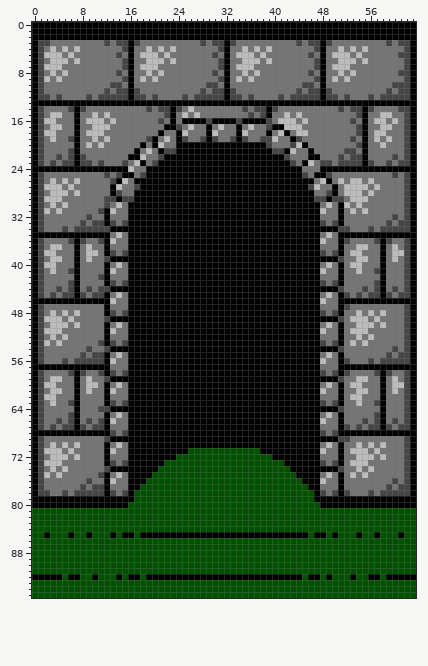
File history of a sprite sheet, TriviaMaze_CSCD350/TriviaMaze_CSCD350/Images/cdoor_open.png. Above is the file before it was changed.
The file is 64x96 pixels. Colours within 5 levels of each other are drawn and written as one.
New version:
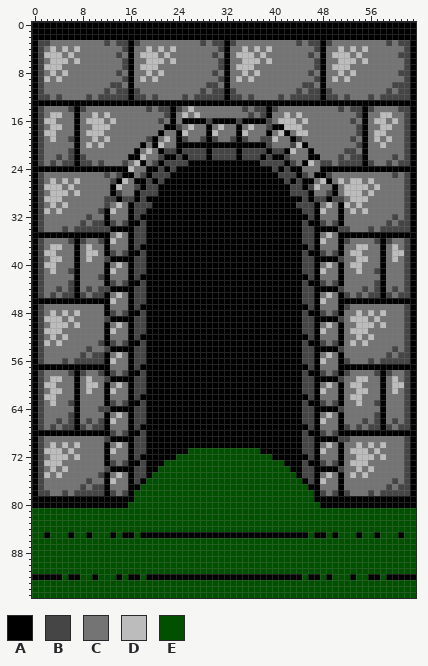
Palette (. is transparent): A #000000  B #454545  C #747474  D #bcbcbc  E #005000
What changed:
@@ x 15..48 @@
 20 CCCACADCCAAAAAAAAAAAAAAABCCCBDACCC
-21 CCACDCABBAAAAAAAAAAAAAAAABBADCCACC
-22 CAADCCBAAAAAAAAAAAAAAAAAAAABCCCAAC
-23 BCDACBAAAAAAAAAAAAAAAAAAAAAABCADCB
-24 ADCCAAAAAAAAAAAAAAAAAAAAAAAAAACCCA
-25 AACBAAAAAAAAAAAAAAAAAAAAAAAAAABCAA
-26 DCAAAAAAAAAAAAAAAAAAAAAAAAAAAAAACD
-27 CCBAAAAAAAAAAAAAAAAAAAAAAAAAAAABDC
-28 CCAAAAAAAAAAAAAAAAAAAAAAAAAAAAAACC
-29 BBAAAAAAAAAAAAAAAAAAAAAAAAAAAAAABB
-30 CAAAAAAAAAAAAAAAAAAAAAAAAAAAAAAAAC
-31 CAAAAAAAAAAAAAAAAAAAAAAAAAAAAAAAAD
-32 CAAAAAAAAAAAAAAAAAAAAAAAAAAAAAAAAC
-33 BAAAAAAAAAAAAAAAAAAAAAAAAAAAAAAAAB
-34 AAAAAAAAAAAAAAAAAAAAAAAAAAAAAAAAAA
-35 CAAAAAAAAAAAAAAAAAAAAAAAAAAAAAAAAC
-36 CAAAAAAAAAAAAAAAAAAAAAAAAAAAAAAAAD
-37 CAAAAAAAAAAAAAAAAAAAAAAAAAAAAAAAAC
-38 BAAAAAAAAAAAAAAAAAAAAAAAAAAAAAAAAB
-39 AAAAAAAAAAAAAAAAAAAAAAAAAAAAAAAAAA
-40 CAAAAAAAAAAAAAAAAAAAAAAAAAAAAAAAAC
-41 CAAAAAAAAAAAAAAAAAAAAAAAAAAAAAAAAD
-42 CAAAAAAAAAAAAAAAAAAAAAAAAAAAAAAAAC
-43 BAAAAAAAAAAAAAAAAAAAAAAAAAAAAAAAAB
-44 AAAAAAAAAAAAAAAAAAAAAAAAAAAAAAAAAA
-45 CAAAAAAAAAAAAAAAAAAAAAAAAAAAAAAAAC
-46 CAAAAAAAAAAAAAAAAAAAAAAAAAAAAAAAAD
-47 CAAAAAAAAAAAAAAAAAAAAAAAAAAAAAAAAC
-48 BAAAAAAAAAAAAAAAAAAAAAAAAAAAAAAAAB
-49 AAAAAAAAAAAAAAAAAAAAAAAAAAAAAAAAAA
-50 CAAAAAAAAAAAAAAAAAAAAAAAAAAAAAAAAC
-51 CAAAAAAAAAAAAAAAAAAAAAAAAAAAAAAAAD
-52 CAAAAAAAAAAAAAAAAAAAAAAAAAAAAAAAAC
-53 BAAAAAAAAAAAAAAAAAAAAAAAAAAAAAAAAB
-54 AAAAAAAAAAAAAAAAAAAAAAAAAAAAAAAAAA
-55 CAAAAAAAAAAAAAAAAAAAAAAAAAAAAAAAAC
-56 CAAAAAAAAAAAAAAAAAAAAAAAAAAAAAAAAD
-57 CAAAAAAAAAAAAAAAAAAAAAAAAAAAAAAAAC
-58 BAAAAAAAAAAAAAAAAAAAAAAAAAAAAAAAAB
-59 AAAAAAAAAAAAAAAAAAAAAAAAAAAAAAAAAA
-60 CAAAAAAAAAAAAAAAAAAAAAAAAAAAAAAAAC
-61 CAAAAAAAAAAAAAAAAAAAAAAAAAAAAAAAAD
-62 CAAAAAAAAAAAAAAAAAAAAAAAAAAAAAAAAC
-63 BAAAAAAAAAAAAAAAAAAAAAAAAAAAAAAAAB
-64 AAAAAAAAAAAAAAAAAAAAAAAAAAAAAAAAAA
-65 CAAAAAAAAAAAAAAAAAAAAAAAAAAAAAAAAC
-66 CAAAAAAAAAAAAAAAAAAAAAAAAAAAAAAAAD
-67 CAAAAAAAAAAAAAAAAAAAAAAAAAAAAAAAAC
-68 BAAAAAAAAAAAAAAAAAAAAAAAAAAAAAAAAB
-69 AAAAAAAAAAAAAAAAAAAAAAAAAAAAAAAAAA
-70 CAAAAAAAAAAAAAAAAAAAAAAAAAAAAAAAAC
-71 CAAAAAAAAAAEEEEEEEEEEEEAAAAAAAAAAD
-72 CAAAAAAAAEEEEEEEEEEEEEEEEAAAAAAAAC
-73 BAAAAAAEEEEEEEEEEEEEEEEEEEEAAAAAAB
-74 AAAAAAEEEEEEEEEEEEEEEEEEEEEEAAAAAA
-75 CAAAAEEEEEEEEEEEEEEEEEEEEEEEEAAAAC
-76 CAAAEEEEEEEEEEEEEEEEEEEEEEEEEEAAAD
+21 CCACDCABBABBBBABBBBABBBBABBADCCACC
+22 CAADCCBAABABBBABBBBABBBABAABCCCAAC
+23 BCDACBABBBBAAAAAAAAAAAABBBBABCADCB
+24 ADCCAABABAAAAAAAAAAAAAAAABABAACCCA
+25 AACBABBBAAAAAAAAAAAAAAAAAABBBABCAA
+26 DCAABABAAAAAAAAAAAAAAAAAAAABABAACD
+27 CCBABBAAAAAAAAAAAAAAAAAAAAAABBABDC
+28 CCABBBAAAAAAAAAAAAAAAAAAAAAABBBACC
+29 BBABAAAAAAAAAAAAAAAAAAAAAAAAAABABB
+30 CABBBAAAAAAAAAAAAAAAAAAAAAAAABBBAC
+31 CABBAAAAAAAAAAAAAAAAAAAAAAAAAABBAD
+32 CABAAAAAAAAAAAAAAAAAAAAAAAAAAAABAC
+33 BAABAAAAAAAAAAAAAAAAAAAAAAAAAABAAB
+34 AABBAAAAAAAAAAAAAAAAAAAAAAAAAABBAA
+35 CABBAAAAAAAAAAAAAAAAAAAAAAAAAABBAC
+36 CABBAAAAAAAAAAAAAAAAAAAAAAAAAABBAD
+37 CABAAAAAAAAAAAAAAAAAAAAAAAAAAAABAC
+38 BAABAAAAAAAAAAAAAAAAAAAAAAAAAABAAB
+39 AABBAAAAAAAAAAAAAAAAAAAAAAAAAABBAA
+40 CABBAAAAAAAAAAAAAAAAAAAAAAAAAABBAC
+41 CABBAAAAAAAAAAAAAAAAAAAAAAAAAABBAD
+42 CABAAAAAAAAAAAAAAAAAAAAAAAAAAAABAC
+43 BAABAAAAAAAAAAAAAAAAAAAAAAAAAABAAB
+44 AABBAAAAAAAAAAAAAAAAAAAAAAAAAABBAA
+45 CABBAAAAAAAAAAAAAAAAAAAAAAAAAABBAC
+46 CABBAAAAAAAAAAAAAAAAAAAAAAAAAABBAD
+47 CABAAAAAAAAAAAAAAAAAAAAAAAAAAAABAC
+48 BAABAAAAAAAAAAAAAAAAAAAAAAAAAABAAB
+49 AABBAAAAAAAAAAAAAAAAAAAAAAAAAABBAA
+50 CABBAAAAAAAAAAAAAAAAAAAAAAAAAABBAC
+51 CABBAAAAAAAAAAAAAAAAAAAAAAAAAABBAD
+52 CABAAAAAAAAAAAAAAAAAAAAAAAAAAAABAC
+53 BAABAAAAAAAAAAAAAAAAAAAAAAAAAABAAB
+54 AABBAAAAAAAAAAAAAAAAAAAAAAAAAABBAA
+55 CABBAAAAAAAAAAAAAAAAAAAAAAAAAABBAC
+56 CABBAAAAAAAAAAAAAAAAAAAAAAAAAABBAD
+57 CABAAAAAAAAAAAAAAAAAAAAAAAAAAAABAC
+58 BAABAAAAAAAAAAAAAAAAAAAAAAAAAABAAB
+59 AABBAAAAAAAAAAAAAAAAAAAAAAAAAABBAA
+60 CABBAAAAAAAAAAAAAAAAAAAAAAAAAABBAC
+61 CABBAAAAAAAAAAAAAAAAAAAAAAAAAABBAD
+62 CABAAAAAAAAAAAAAAAAAAAAAAAAAAAABAC
+63 BAABAAAAAAAAAAAAAAAAAAAAAAAAAABAAB
+64 AABBAAAAAAAAAAAAAAAAAAAAAAAAAABBAA
+65 CABBAAAAAAAAAAAAAAAAAAAAAAAAAABBAC
+66 CABBAAAAAAAAAAAAAAAAAAAAAAAAAABBAD
+67 CABAAAAAAAAAAAAAAAAAAAAAAAAAAAABAC
+68 BAABAAAAAAAAAAAAAAAAAAAAAAAAAABAAB
+69 AABBAAAAAAAAAAAAAAAAAAAAAAAAAABBAA
+70 CABBAAAAAAAAAAAAAAAAAAAAAAAAAABBAC
+71 CABBAAAAAAAEEEEEEEEEEEEAAAAAAABBAD
+72 CABAAAAAAEEEEEEEEEEEEEEEEAAAAAABAC
+73 BAABAAAEEEEEEEEEEEEEEEEEEEEAAABAAB
+74 AABBAAEEEEEEEEEEEEEEEEEEEEEEAABBAA
+75 CABBAEEEEEEEEEEEEEEEEEEEEEEEEABBAC
+76 CABAEEEEEEEEEEEEEEEEEEEEEEEEEEABAD
 77 CAAEEEEEEEEEEEEEEEEEEEEEEEEEEEEAAC
Boxes around the changes in both pictures, in picture pixels (x1, y1, x2, y2):
changed: (134, 148, 314, 484)
